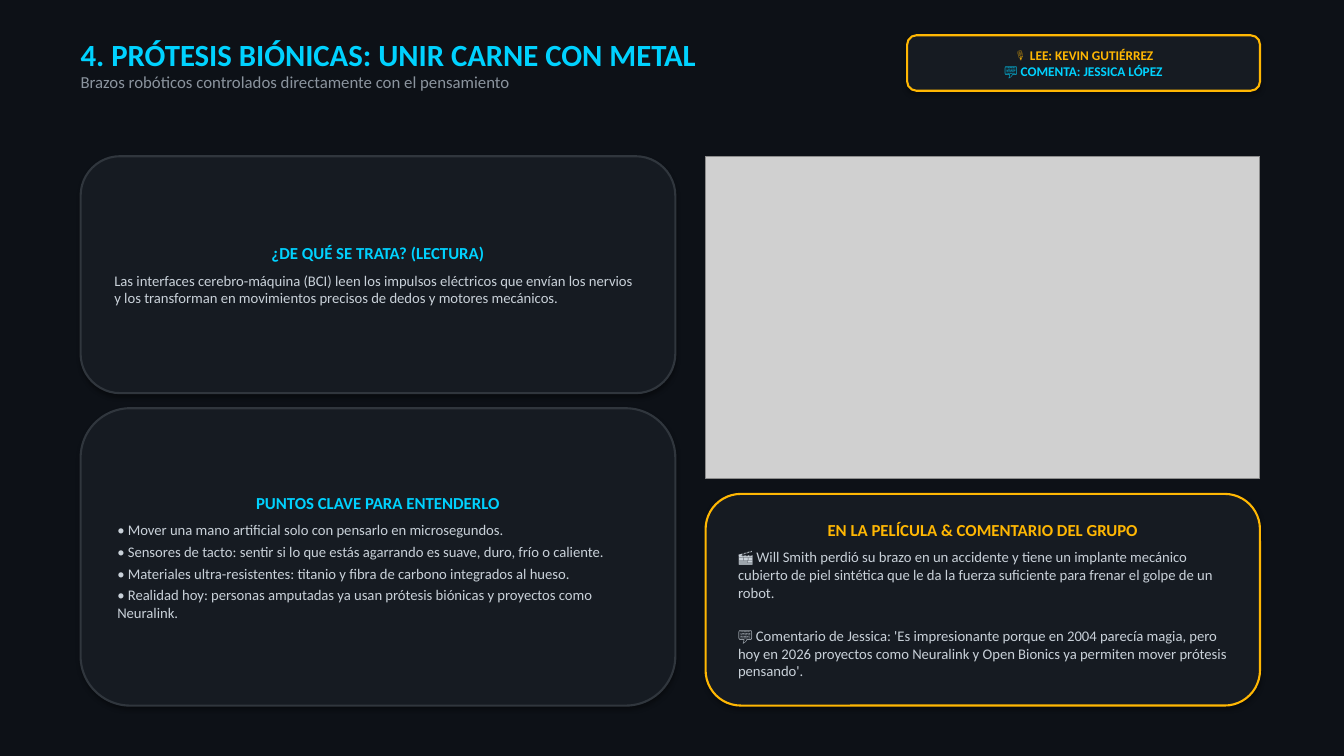
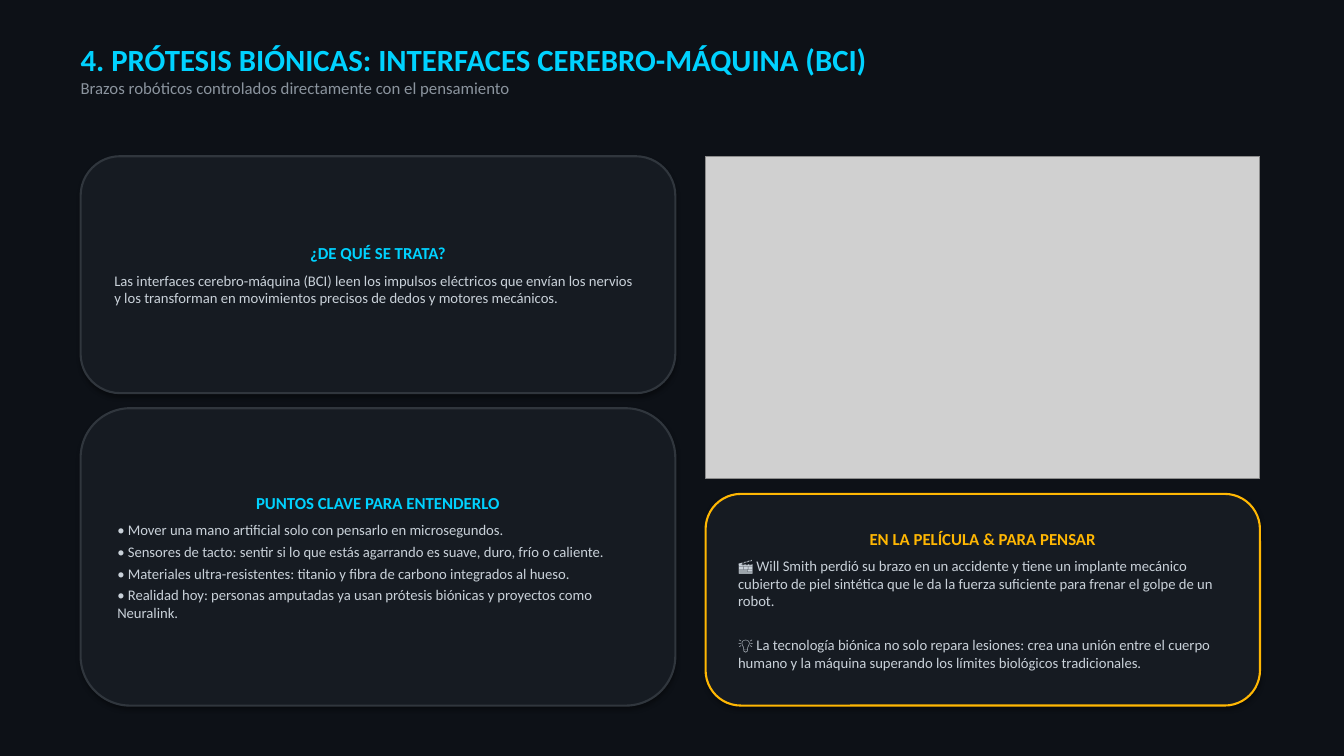
Before and after one commit to Nikovaz/dsia-yo-robot-2004, a slide deck: slide 5 of DSIA_Yo_Robot_Presentacion.pptx. Drawn at 1344x756 pixels with LibreOffice and Linux fonts; fonts in the diff are those of the drawing; grey boxes stand for pictures. Boxes give left, top, right and bottom in pixels: in the first picture for what was removed or moved away, otherwise in the second. Text is boxed around its words. In the diff, an @@ line names an element or a change of style, - is before the commit and + after.

```diff
--- a/DSIA_Yo_Robot_Presentacion.pptx
+++ b/DSIA_Yo_Robot_Presentacion.pptx
@@ text at (81, 45, 866, 76): text changed @@
-4. PRÓTESIS BIÓNICAS: UNIR CARNE CON METAL
+4. PRÓTESIS BIÓNICAS: INTERFACES CEREBRO-MÁQUINA (BCI)
@@ rounded rectangle removed at (907, 35, 1260, 91) @@
-🎙️ LEE: KEVIN GUTIÉRREZ
-💬 COMENTA: JESSICA LÓPEZ
@@ text in rounded rectangle at (310, 246, 446, 262): text changed @@
-¿DE QUÉ SE TRATA? (LECTURA)
+¿DE QUÉ SE TRATA?
@@ text in rounded rectangle at (870, 531, 1095, 545): text changed @@
-EN LA PELÍCULA & COMENTARIO DEL GRUPO
+EN LA PELÍCULA & PARA PENSAR
@@ text in rounded rectangle at (738, 640, 1210, 671): text changed @@
-💬 Comentario de Jessica: 'Es impresionante porque en 2004 parecía magia, pero hoy en 2026 proyectos como Neuralink y Open Bionics ya permiten mover prótesis pensando'.
+💡 La tecnología biónica no solo repara lesiones: crea una unión entre el cuerpo humano y la máquina superando los límites biológicos tradicionales.
```
Also in this commit, not shown: 10 other slides changed, 2 other files.
